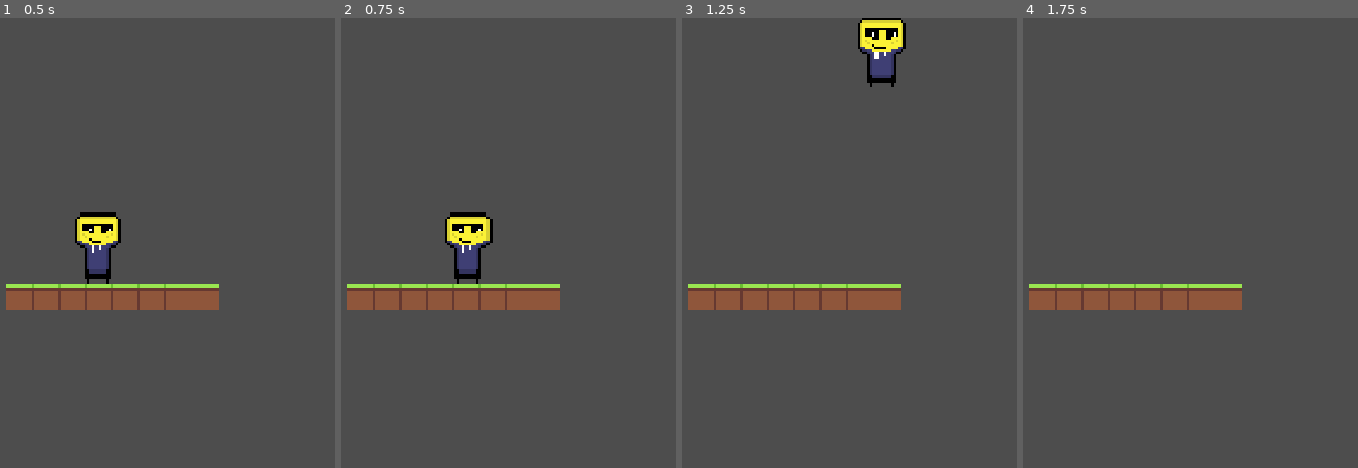
Above: before the commit, frames 1-4 (left to right).
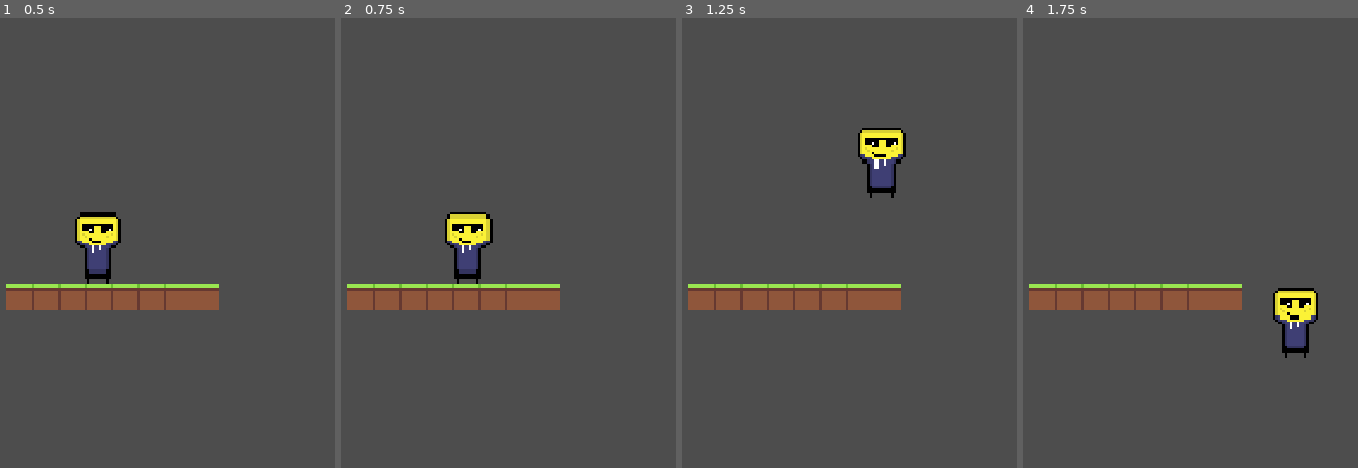
Above: after the commit, the same moments.

Repository: benjitran2009/rapidPlatformer
Game: Godot game, scene res://main.tscn
Same seed, same stepped clock (60 frames per second), same inputs: the game is played once before the commit and once after it.
Inputs:
- Up to frame 1 (0.5 s): no input
- Up to frame 2 (0.75 s): tap Enter at 0.5 s; hold D (right) from 0.53 s (still down)
- Up to frame 3 (1.25 s): keep holding D (right); tap Space (jump) at 0.77 s
- Up to frame 4 (1.75 s): keep holding D (right); tap Space (jump) at 1.52 s

Frame 1 is identical in both runs. In frame 2, less than 0.1% of the frame differs, in the area x 31-45%, y 43-45%; in frame 3, 3.3%, in the area x 52-67%, y 0-40%; in frame 4, 1.6%.

Commit message:
fix gravity

Diff:
--- a/main.gd
+++ b/main.gd
@@ -19,5 +19,6 @@
 		velocity.x -= run_speed
 
 func _physics_process(delta):
+	velocity.y += gravity * delta
 	get_input()
 	move_and_slide()
--- a/main.tscn
+++ b/main.tscn
@@ -52,8 +52,6 @@
 
 [node name="CharacterBody2D" type="CharacterBody2D" parent="." unique_id=206353117]
 script = ExtResource("2_0xm2m")
-speed = null
-gravity = null
 
 [node name="CollisionShape2D" type="CollisionShape2D" parent="CharacterBody2D" unique_id=200209654]
 position = Vector2(-3, 12)
Not shown, added: assets/background.png.import
